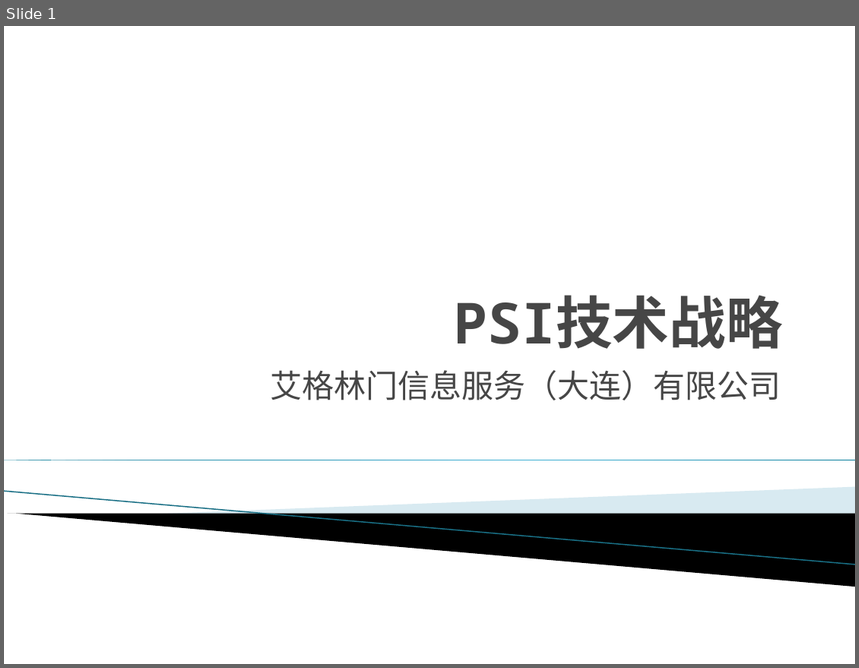
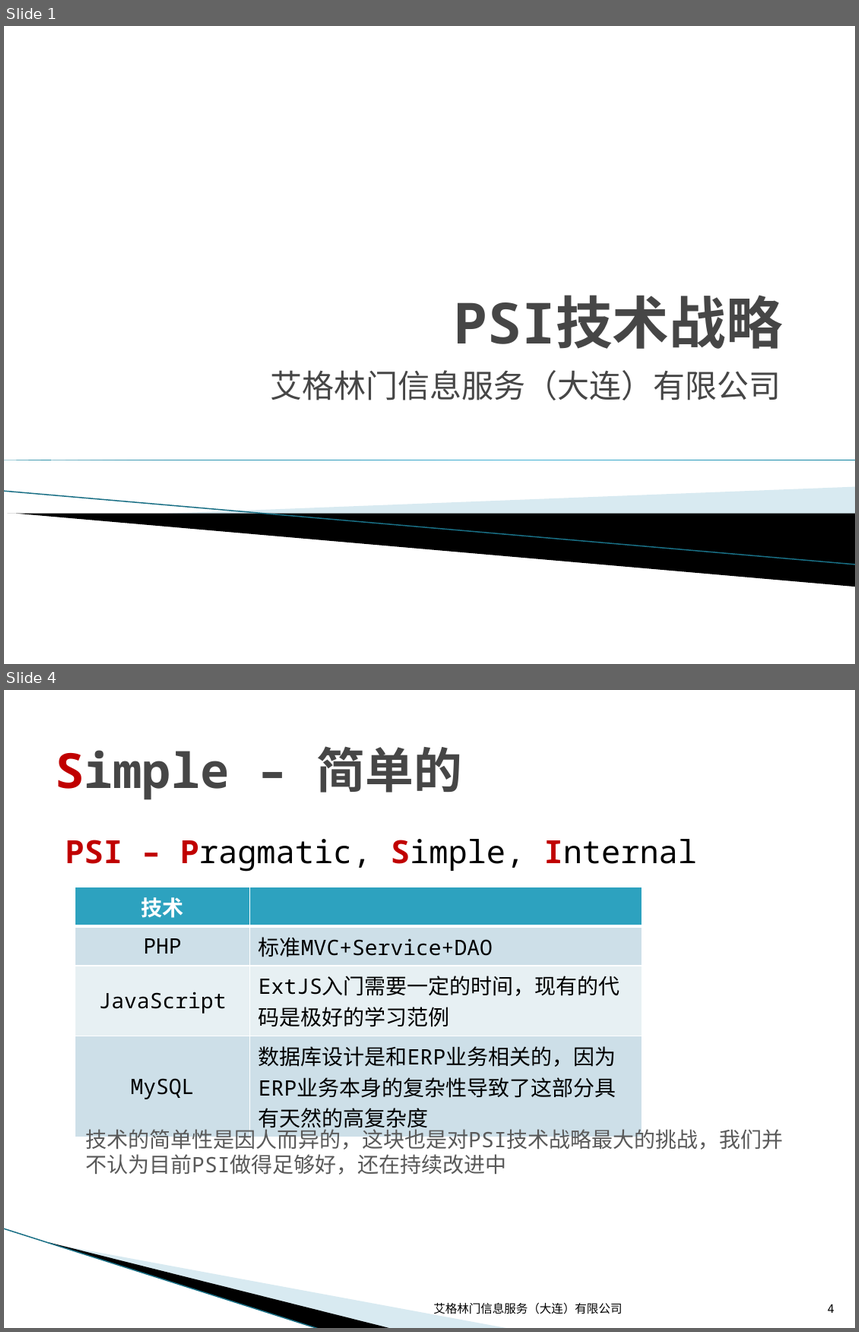
Before and after one commit to wuzhiping/PSI, a slide deck: doc/01 战略/PSI技术战略.pptx. Shown one above the other, each under a label of ours: slide 1 before the commit, slides 1 and 4 after it; the slides between them are not shown. The pictures are 859x668 and 859x1332 pixels, drawn with LibreOffice and Linux fonts; fonts in the diff are those of the drawing; background and template pictures are left out. Boxes give left, top, right and bottom in pixels: in the first picture for what was removed or moved away, otherwise in the second. Text is boxed around its words. In the diff, an @@ line names an element or a change of style, - is before the commit and + after.

Commit message:
文档 - PSI技术战略

```diff
--- a/doc/01 战略/PSI技术战略.pptx
+++ b/doc/01 战略/PSI技术战略.pptx
@@ slide 4 added at (x1=4, y1=690, x2=855, y2=1328), background #FFFFFF @@
@@ title added at (x1=55, y1=746, x2=462, y2=800), 41 pt, text #464646, bold @@
+Simple – 简单的
@@ text added at (x1=65, y1=839, x2=698, y2=872), 27 pt, text #000000 @@
+PSI – Pragmatic, Simple, Internal
@@ table added at (x1=75, y1=887, x2=642, y2=1103), 4 rows, 2 columns @@
+技术 | 
+PHP | 标准MVC+Service+DAO
+JavaScript | ExtJS入门需要一定的时间，现有的代码是极好的学习范例
+MySQL | 数据库设计是和ERP业务相关的，因为ERP业务本身的复杂性导致了这部分具有天然的高复杂度
@@ text added at (x1=85, y1=1126, x2=783, y2=1175), 18 pt, text #595959 @@
+技术的简单性是因人而异的，这块也是对PSI技术战略最大的挑战，我们并不认为目前PSI做得足够好，还在持续改进中
@@ line added from (4, 1229) to (320, 1328), #97C5D8 0.95 pt @@
@@ freeform shape added at (x1=49, y1=1243, x2=393, y2=1328), fill #000000 @@
@@ freeform shape added at (x1=51, y1=1243, x2=510, y2=1328), fill #A0CBDC at 40% opacity @@
@@ text added at (x1=433, y1=1303, x2=622, y2=1315), 10 pt, text #000000 @@
+艾格林门信息服务（大连）有限公司
@@ page number added at (x1=828, y1=1304, x2=835, y2=1313), 10 pt, text #000000 @@
+4
```
Also in this commit, not shown: 1 slide changed, 2 other slides added.
